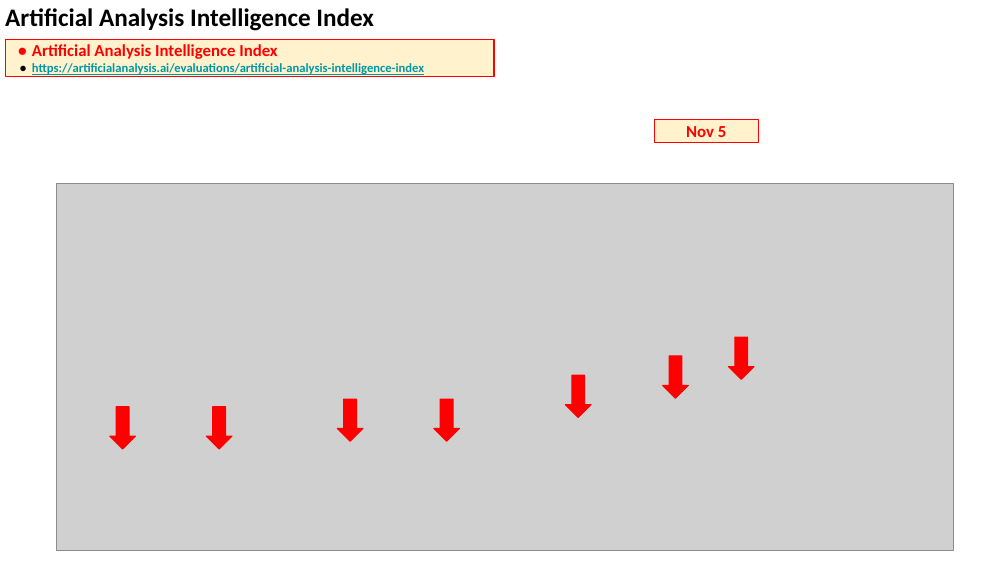
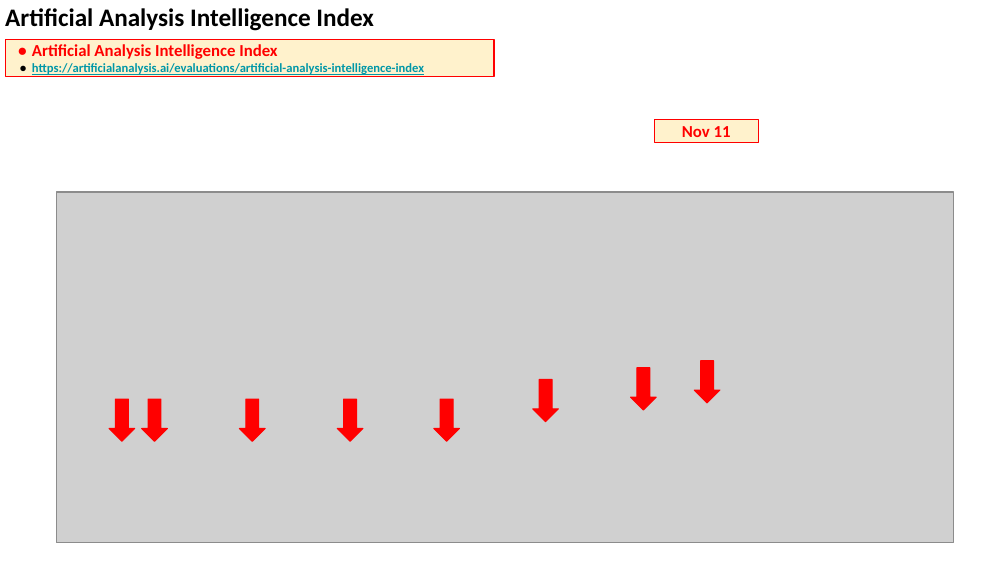
Before and after one commit to lselector/seminar, a slide deck: slide 3 of 2026/2026-11-13-AI-News.pptx. Drawn at 1008x567 pixels with LibreOffice and Linux fonts; fonts in the diff are those of the drawing; grey boxes stand for pictures. Boxes give left, top, right and bottom in pixels: in the first picture for what was removed or moved away, otherwise in the second. Text is boxed around its words. In the diff, an @@ line names an element or a change of style, - is before the commit and + after.

```diff
--- a/2026/2026-11-13-AI-News.pptx
+++ b/2026/2026-11-13-AI-News.pptx
@@ text in rectangle at (682,126,731,137): text changed @@
-Nov 5
+Nov 11
@@ picture: place and size @@
-picture at (56,184,954,551)
+picture at (56,193,954,543)
@@ down arrow: place and size @@
-down arrow at (565,375,591,417)
+down arrow at (533,379,558,421)
@@ down arrow: place and size @@
-down arrow at (662,356,687,398)
+down arrow at (631,368,656,410)
@@ down arrow: place and size @@
-down arrow at (729,337,754,379)
+down arrow at (695,361,720,403)
@@ down arrow: place and size @@
-down arrow at (110,407,135,450)
+down arrow at (109,399,134,442)
@@ down arrow: place and size @@
-down arrow at (207,407,232,450)
+down arrow at (142,399,167,442)
@@ down arrow added at (240,399,265,442), fill #FF0000, outline #FF0000 0.75 pt @@
```
Also in this commit, not shown: 2 other slides changed, 2 slides added.
